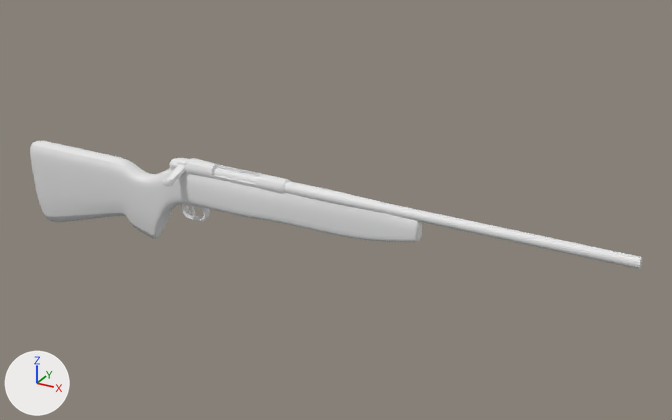
Renders of the Blender file models-source/0.5 - Blockouts/Weapons/HuntingRifleBlockout.blend from each side of a commit.
Both versions are drawn from a 50 mm camera at (1.882, -2.135, 1.223) aimed at (0.657, 0.092, 0.109). The axes (+X, +Y, +Z) are drawn at lower left. The lights are the same throughout.

Names of what the first picture shows: 'Barrel', 'Body', 'Circle thing'.
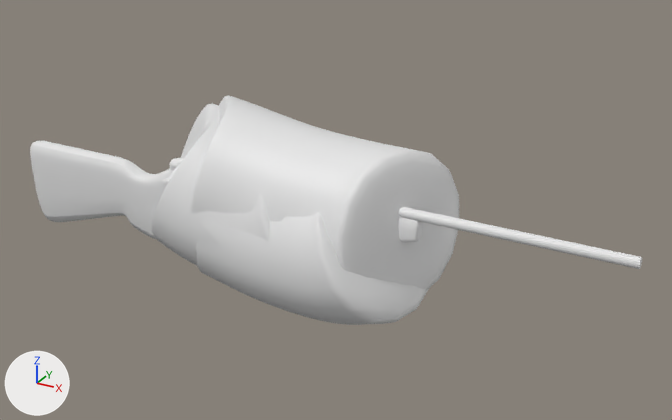
Changed parts and their boxes [x1, y1, x2, y2] in the pictures (672 x 420 px):
'Cable', added: after [191, 96, 459, 290]
'Cable.001', added: after [196, 211, 429, 325]
'Cable.002', added: after [151, 103, 270, 265]
'Circle thing', unchanged, covered by the edit: before [185, 158, 290, 194]

What changed in the scene script:
```text
Add me_mesh_002:
    me_mesh_002.from_pydata([(0.329, -0.031, 0.165), (0.372, -0.013, 0.144), (0.344, -0.016, 0.157), (0.405, -0.012, 0.127), (0.58, -0.015, 0.08), (0.755, -0.021, 0.09), (0.673, -0.014, 0.082), (0.861, -0.037, 0.144), (0.486, -0.015, 0.095), (0.821, -0.024, 0.121)], [(2, 1), (0, 2), (1, 3), (8, 4), (6, 5), (4, 6), (9, 7), (3, 8), (5, 9)], [])
Add me_mesh_001:
    me_mesh_001.from_pydata([(0.275, 0.007, 0.125), (0.327, 0.026, 0.109), (0.286, 0.02, 0.119), (0.385, 0.027, 0.097), (0.592, 0.01, 0.073), (0.775, 0.0, 0.081), (0.695, 0.004, 0.073), (0.87, -0.015, 0.129), (0.488, 0.022, 0.077), (0.834, -0.007, 0.104)], [(2, 1), (0, 2), (1, 3), (8, 4), (6, 5), (4, 6), (9, 7), (3, 8), (5, 9)], [])
Add me_mesh:
    me_mesh.from_pydata([(0.232, 0.017, 0.197), (0.294, 0.041, 0.178), (0.246, 0.031, 0.19), (0.361, 0.047, 0.162), (0.604, 0.051, 0.124), (0.82, 0.051, 0.117), (0.725, 0.054, 0.117), (0.937, 0.011, 0.129), (0.482, 0.053, 0.136), (0.892, 0.033, 0.124)], [(2, 1), (0, 2), (1, 3), (8, 4), (6, 5), (4, 6), (9, 7), (3, 8), (5, 9)], [])
Add ob_cable_002:
    ob_cable_002 = bpy.data.objects.new('Cable.002', me_mesh_002)
    ob_cable_002.location = (-0.185, 0.055, 0.0)
    _m = ob_cable_002.modifiers.new('Skin', 'SKIN')
    _m.use_smooth_shade = True
    _m = ob_cable_002.modifiers.new('Subdivision', 'SUBSURF')
    _m.levels = 2
Add ob_cable_001:
    ob_cable_001 = bpy.data.objects.new('Cable.001', me_mesh_001)
    ob_cable_001.location = (-0.003, 0.011, -0.029)
    _m = ob_cable_001.modifiers.new('Skin', 'SKIN')
    _m.use_smooth_shade = True
    _m = ob_cable_001.modifiers.new('Subdivision', 'SUBSURF')
    _m.levels = 2
Add ob_cable:
    ob_cable = bpy.data.objects.new('Cable', me_mesh)
    ob_cable.location = (0.0, 0.0, 0.0)
    _m = ob_cable.modifiers.new('Skin', 'SKIN')
    _m.use_smooth_shade = True
    _m = ob_cable.modifiers.new('Subdivision', 'SUBSURF')
    _m.levels = 2
```
